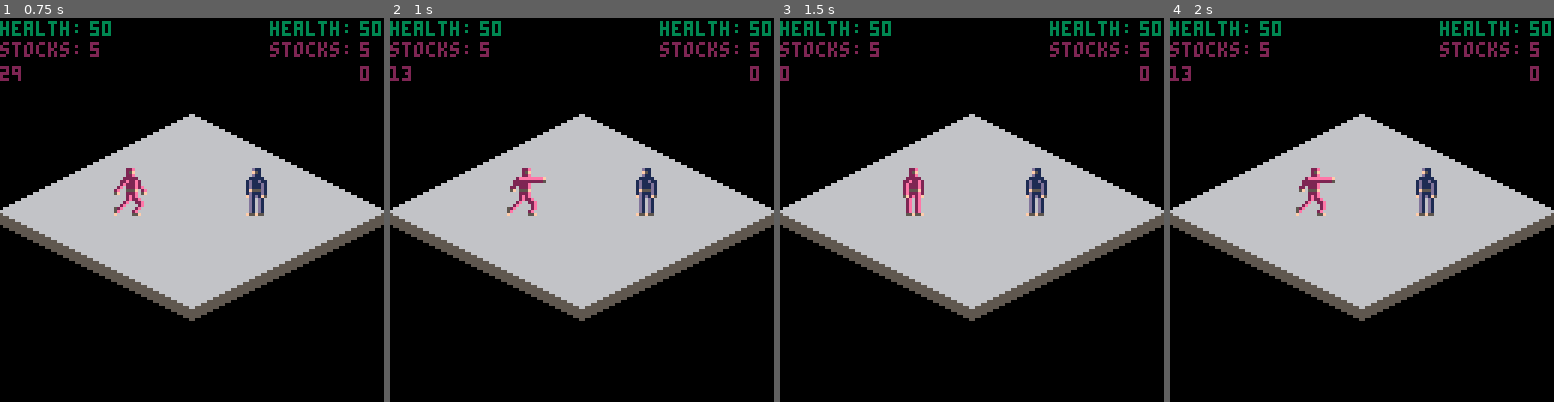
Above: before the commit, frames 1-4 (left to right).
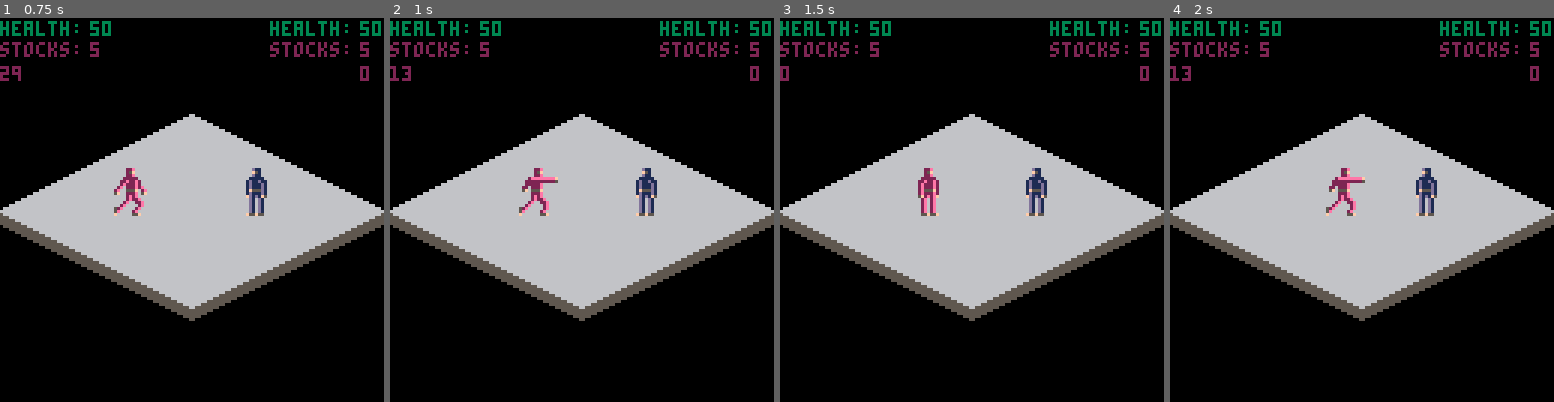
Above: after the commit, the same moments.

Repository: Trifectuh/Fantasy-Console-Projects
Game: PICO-8 cartridge isofight.p8
Two runs of this game, one before a commit and one after it. Both use one fixed random seed, a clock stepped at 60 frames per second and the inputs below.
Inputs:
- Up to frame 1 (0.75 s): tap X (X key) at 0.33 s; tap O (Z key) at 0.7 s
- Up to frame 2 (1 s): no input
- Up to frame 3 (1.5 s): tap X (X key) at 1.07 s
- Up to frame 4 (2 s): hold Right from 1.6 s (still down); tap O (Z key) at 1.7 s; tap X (X key) at 1.85 s

Frame 1 is identical in both runs. In frame 2, 0.8% of the frame differs, in the area x 30-44%, y 39-52%; in frame 3, 0.9%; in frame 4, 1.0%, in the area x 32-51%, y 39-52%.

Commit message:
whiff- and block-punishing on x-axis

Diff:
--- a/isofight.p8
+++ b/isofight.p8
@@ -348,7 +348,8 @@
   p.framecounter-=1
  else
   activemove=0 end
- atk1(p)
+ if p.blocking==false then
+  atk1(p) end
 end
 
 function atk1(c)
@@ -378,14 +379,29 @@
  end
  if c.activemove==1 then
  	c.halt=true
+  if inrange then
+     if op.x<c.x and btn(0,opctrl) then
+      op.halt=true
+      op.blocking=true
+     elseif op.x>c.x and btn(1,opctrl) then
+      op.halt=true
+      op.blocking=true end
+  else op.blocking=false
+       op.halt=false end
   if c.framecounter>=c.moves.atk1.active[1]+
                c.moves.atk1.recovery[1]
    then c.activespr=c.moves.atk1.startup[2]
   elseif c.framecounter>=c.moves.atk1.recovery[1]
    then c.activespr=c.moves.atk1.active[2]
+    if op.x<c.x and c.x-op.x>9 then c.x-=0.5
+    elseif op.x>c.x and op.x-c.x>9 then c.x+=0.5 end
     if inrange then
      if op.x<c.x and btn(0,opctrl) then
       op.halt=true
+      op.blocking=true
+     elseif op.x>c.x and btn(1,opctrl) then
+      op.halt=true
+      op.blocking=true
      elseif op.status.knockback<=0 then
      op.status.hp-=5
      op.status.knockback=2 end
@@ -393,8 +409,10 @@
       op.status.knockup=1
      elseif c.y<op.y then
       op.status.knockup=-1 end end
-  elseif c.framecounter>0
-   then c.activespr=c.moves.atk1.recovery[2]
+  elseif c.framecounter>0 then
+   c.activespr=c.moves.atk1.recovery[2]
+   op.halt=false
+   op.blocking=false
   else 	c.projectile=nil
   						c.activemove=0 c.halt=false end
  else c.projectile=nil
